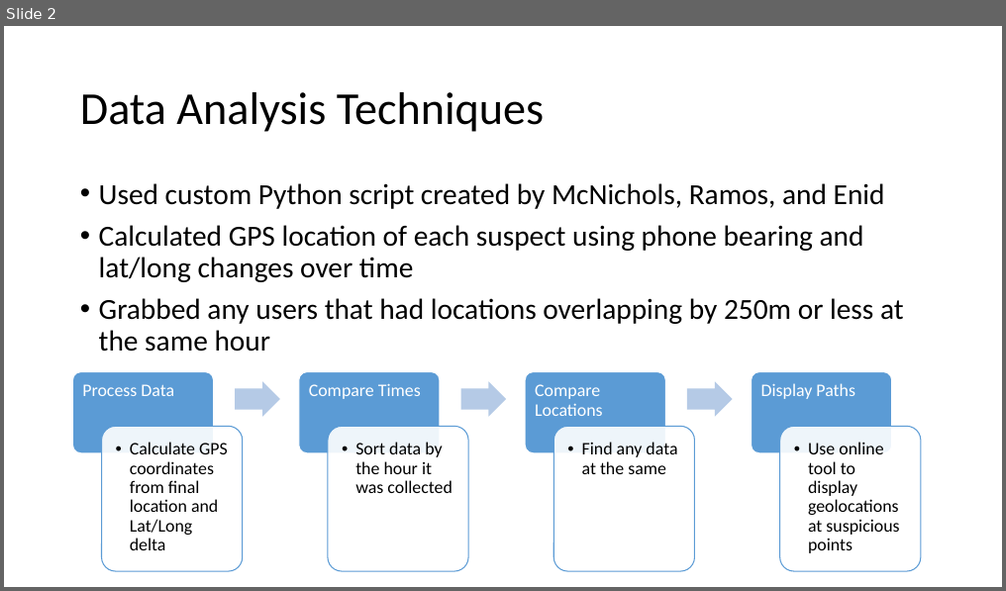
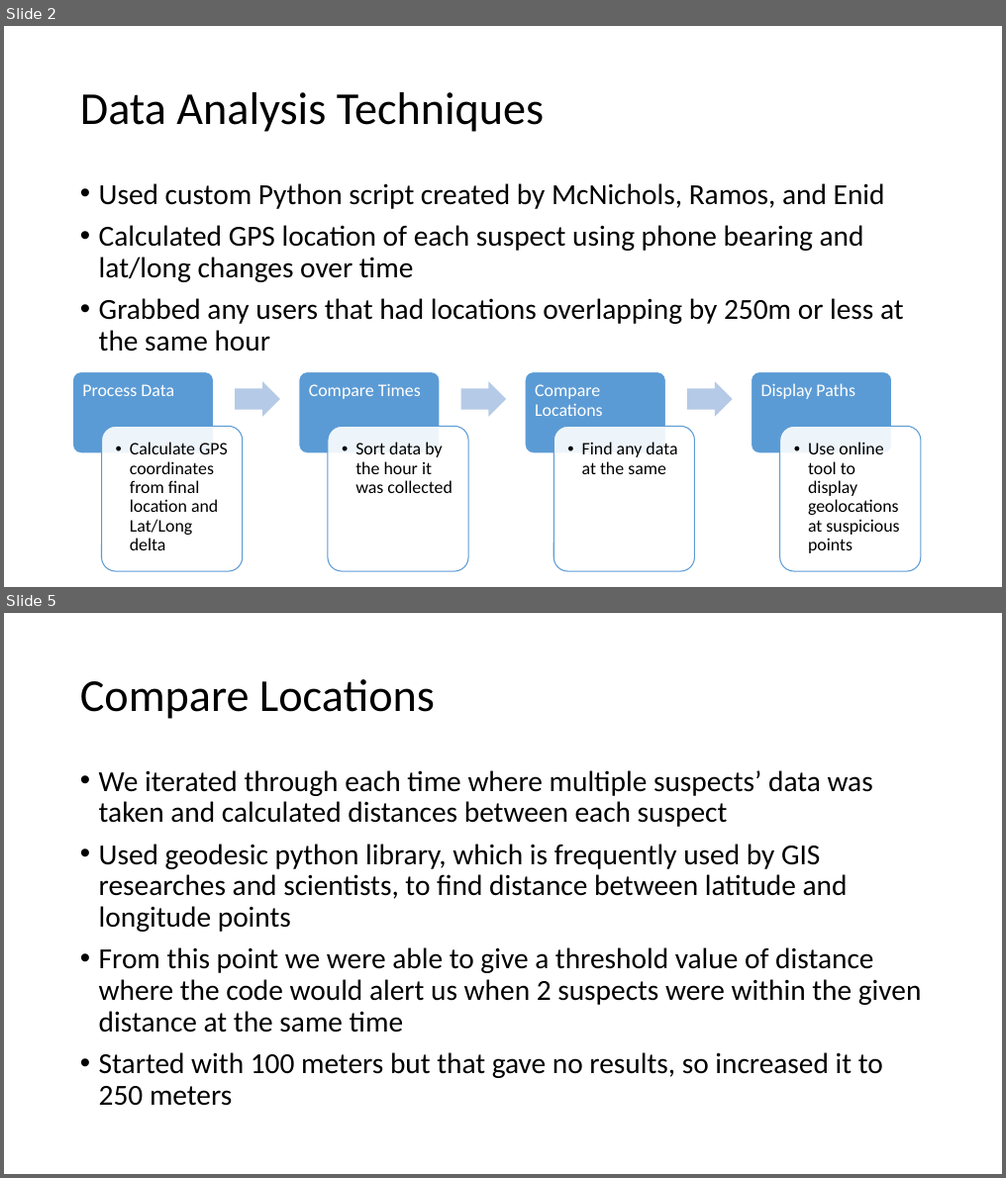
Before and after one commit to ian-mcnichols/CS_480, a slide deck: 480_HW1.pptx. Shown one above the other, each under a label of ours: slide 2 before the commit, slides 2 and 5 after it; the slides between them are not shown. The pictures are 1006x591 and 1006x1178 pixels, drawn with LibreOffice and Linux fonts; fonts in the diff are those of the drawing. Boxes give left, top, right and bottom in pixels: in the first picture for what was removed or moved away, otherwise in the second. Text is boxed around its words. In the diff, an @@ line names an element or a change of style, - is before the commit and + after.

```diff
--- a/480_HW1.pptx
+++ b/480_HW1.pptx
@@ slide 5 added at (4, 613, 1002, 1174), background #FFFFFF @@
@@ title added at (80, 679, 435, 719), 44 pt, text #000000 @@
+Compare Locations
@@ text added at (99, 770, 922, 1106), 28 pt, text #000000 @@
+• We iterated through each time where multiple suspects’ data was taken and calculated distances between each suspect
+• Used geodesic python library, which is frequently used by GIS researches and scientists, to find distance between latitude and longitude points
+• From this point we were able to give a threshold value of distance where the code would alert us when 2 suspects were within the given distance at the same time
+• Started with 100 meters but that gave no results, so increased it to 250 meters
```
Also in this commit, not shown: 6 other slides added.
